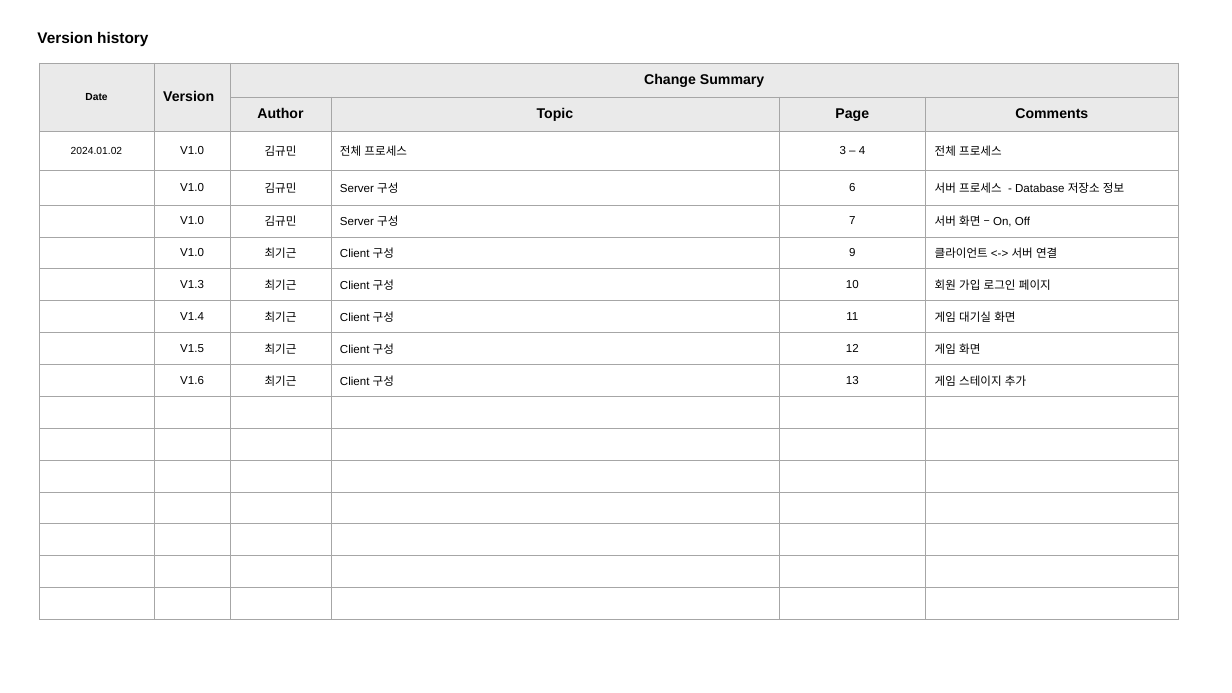
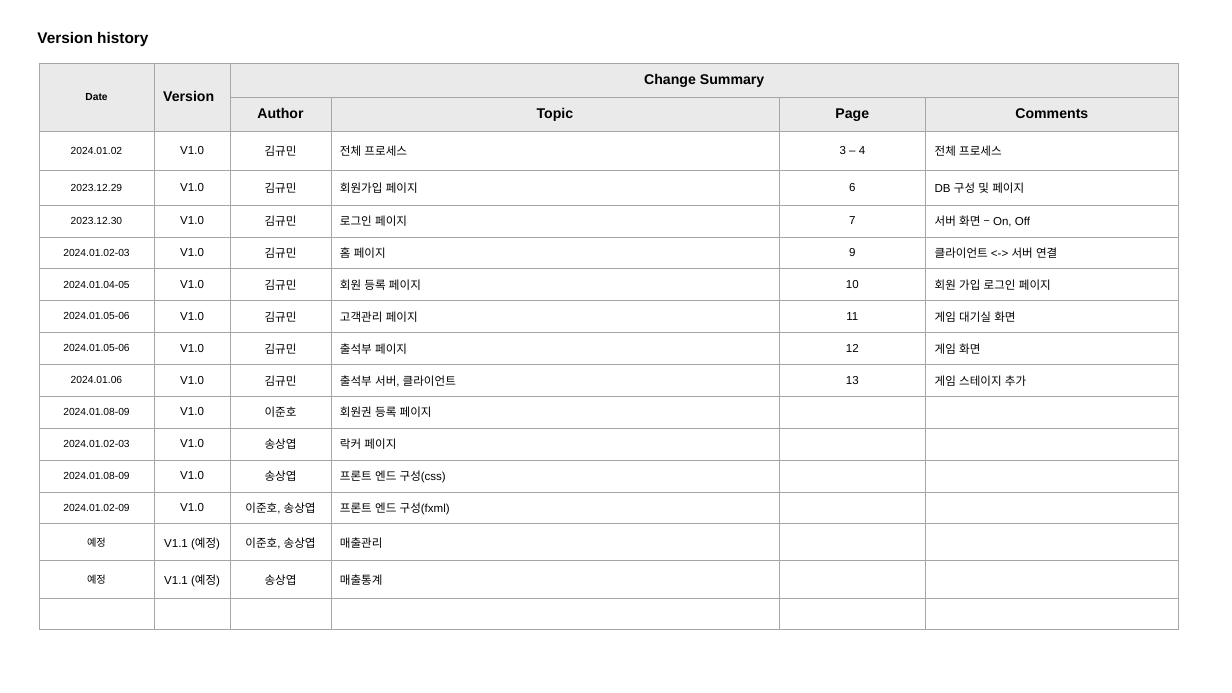
Before and after one commit to GyuminGomin/HealthKiosk, a slide deck: slide 2 of pilot project 파일/[별첨1]PushMan(Story Board_template).pptx. Drawn at 1232x693 pixels with LibreOffice and Linux fonts; fonts in the diff are those of the drawing. Boxes give left, top, right and bottom in pixels: in the first picture for what was removed or moved away, otherwise in the second. Text is boxed around its words. In the diff, an @@ line names an element or a change of style, - is before the commit and + after.

```diff
--- a/pilot project 파일/[별첨1]PushMan(Story Board_template).pptx
+++ b/pilot project 파일/[별첨1]PushMan(Story Board_template).pptx
@@ table at <box>39,63,1179,619</box> @@
-row 4:  | V1.0 | 김규민 | Server 구성 | 6 | 서버 프로세스 - Database 저장소 정보
-row 5:  | V1.0 | 김규민 | Server 구성 | 7 | 서버 화면 – On, Off
-row 6:  | V1.0 | 최기근 | Client 구성 | 9 | 클라이언트 <-> 서버 연결
-row 7:  | V1.3 | 최기근 | Client 구성 | 10 | 회원 가입 로그인 페이지
-row 8:  | V1.4 | 최기근 | Client 구성 | 11 | 게임 대기실 화면
-row 9:  | V1.5 | 최기근 | Client 구성 | 12 | 게임 화면
-row 10:  | V1.6 | 최기근 | Client 구성 | 13 | 게임 스테이지 추가
+row 4: 2023.12.29 | V1.0 | 김규민 | 회원가입 페이지 | 6 | DB 구성 및 페이지
+row 5: 2023.12.30 | V1.0 | 김규민 | 로그인 페이지 | 7 | 서버 화면 – On, Off
+row 6: 2024.01.02-03 | V1.0 | 김규민 | 홈 페이지 | 9 | 클라이언트 <-> 서버 연결
+row 7: 2024.01.04-05 | V1.0 | 김규민 | 회원 등록 페이지 | 10 | 회원 가입 로그인 페이지
+row 8: 2024.01.05-06 | V1.0 | 김규민 | 고객관리 페이지 | 11 | 게임 대기실 화면
+row 9: 2024.01.05-06 | V1.0 | 김규민 | 출석부 페이지 | 12 | 게임 화면
+row 10: 2024.01.06 | V1.0 | 김규민 | 출석부 서버, 클라이언트 | 13 | 게임 스테이지 추가
+row 11: 2024.01.08-09 | V1.0 | 이준호 | 회원권 등록 페이지 |  | 
+row 12: 2024.01.02-03 | V1.0 | 송상엽 | 락커 페이지 |  | 
+row 13: 2024.01.08-09 | V1.0 | 송상엽 | 프론트 엔드 구성(css) |  | 
+row 14: 2024.01.02-09 | V1.0 | 이준호, 송상엽 | 프론트 엔드 구성(fxml) |  | 
+row 15: 예정 | V1.1 (예정) | 이준호, 송상엽 | 매출관리 |  | 
+row 16: 예정 | V1.1 (예정) | 송상엽 | 매출통계 |  | 
-row 12:  |  |  |  |  | 
-row 13:  |  |  |  |  | 
-row 14:  |  |  |  |  | 
-row 15:  |  |  |  |  | 
-row 16:  |  |  |  |  | 
-row 17:  |  |  |  |  | 
```
Also in this commit, not shown: 1 other slide changed, 1 slide added, 1 slide removed, 3 other files.
